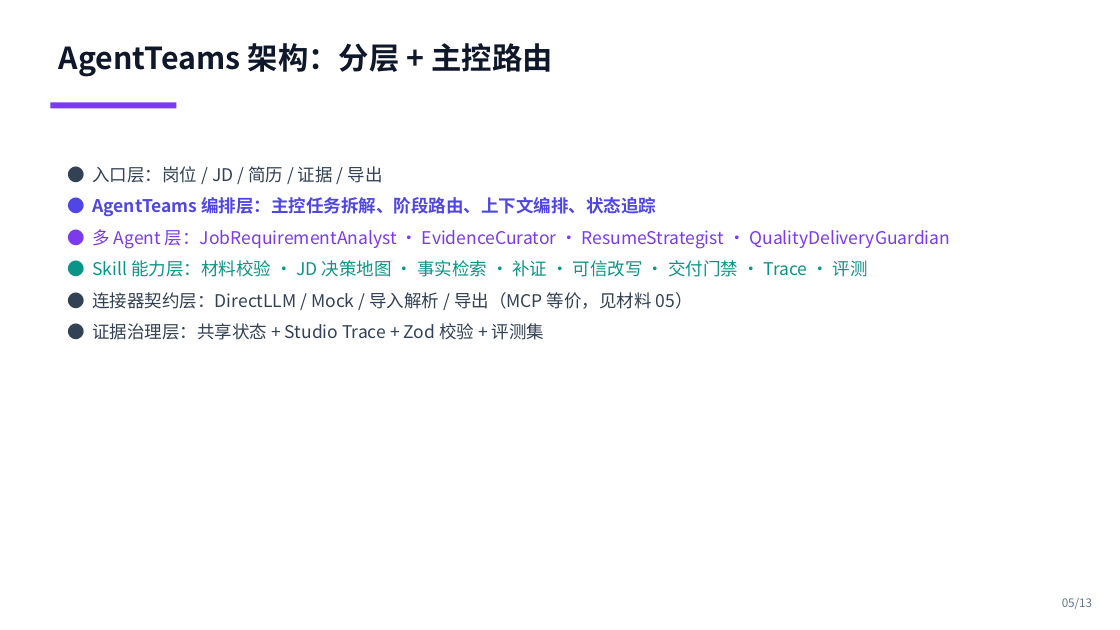
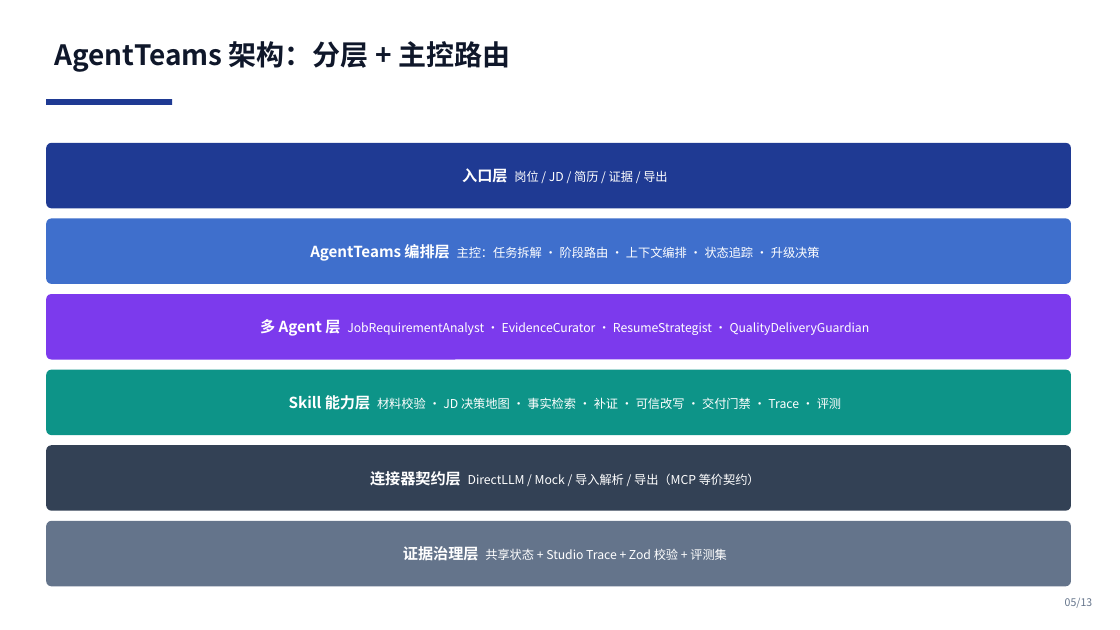
Before and after one commit to yingchao4399/resume-expert, a slide deck: slide 5 of competition/initial/01-solution-deck.pptx. Drawn at 1120x630 pixels with LibreOffice and Linux fonts; fonts in the diff are those of the drawing. Boxes give left, top, right and bottom in pixels: in the first picture for what was removed or moved away, otherwise in the second. Text is boxed around its words. In the diff, an @@ line names an element or a change of style, - is before the commit and + after.

Commit message:
competition: 深蓝架构图风格美化方案 PPT/PDF

```diff
--- a/competition/initial/01-solution-deck.pptx
+++ b/competition/initial/01-solution-deck.pptx
@@ text "AgentTeams 架构：分层 + 主控路由" at <box>54,41,510,72</box>: size 26 to 24 pt; less space between paragraphs @@
@@ rectangle: place and size @@
-rectangle at <box>50,103,176,108</box>
+rectangle at <box>46,99,172,105</box>
@@ rectangle at <box>46,99,172,105</box>: fill #7C3AED to #1F3A93 @@
@@ rounded rectangle added at <box>46,143,1071,208</box>, fill #1F3A93, 10.5 pt, text #FFFFFF @@
+入口层 岗位 / JD / 简历 / 证据 / 导出
@@ text removed at <box>92,166,950,340</box> @@
-● 入口层：岗位 / JD / 简历 / 证据 / 导出
-● AgentTeams 编排层：主控任务拆解、阶段路由、上下文编排、状态追踪
-● 多 Agent 层：JobRequirementAnalyst · EvidenceCurator · ResumeStrategist · QualityDeliveryGuardian
-● Skill 能力层：材料校验 · JD 决策地图 · 事实检索 · 补证 · 可信改写 · 交付门禁 · Trace · 评测
-● 连接器契约层：DirectLLM / Mock / 导入解析 / 导出（MCP 等价，见材料 05）
-● 证据治理层：共享状态 + Studio Trace + Zod 校验 + 评测集
@@ rounded rectangle added at <box>46,218,1071,284</box>, fill #3F6FCC, 10.5 pt, text #FFFFFF @@
+AgentTeams 编排层 主控：任务拆解 · 阶段路由 · 上下文编排 · 状态追踪 · 升级决策
@@ rounded rectangle added at <box>46,294,1071,360</box>, fill #7C3AED, 10.5 pt, text #FFFFFF @@
+多 Agent 层 JobRequirementAnalyst · EvidenceCurator · ResumeStrategist · QualityDeliveryGuardian
@@ rounded rectangle added at <box>46,370,1071,435</box>, fill #0D9488, 10.5 pt, text #FFFFFF @@
+Skill 能力层 材料校验 · JD 决策地图 · 事实检索 · 补证 · 可信改写 · 交付门禁 · Trace · 评测
@@ rounded rectangle added at <box>46,445,1071,511</box>, fill #334155, 10.5 pt, text #FFFFFF @@
+连接器契约层 DirectLLM / Mock / 导入解析 / 导出（MCP 等价契约）
@@ rounded rectangle added at <box>46,521,1071,586</box>, fill #64748B, 10.5 pt, text #FFFFFF @@
+证据治理层 共享状态 + Studio Trace + Zod 校验 + 评测集
@@ text "05/13" at <box>1065,598,1092,608</box>: size 10 to 9 pt; less space between paragraphs @@
```
Also in this commit, not shown: 12 other slides changed, 1 other file.
